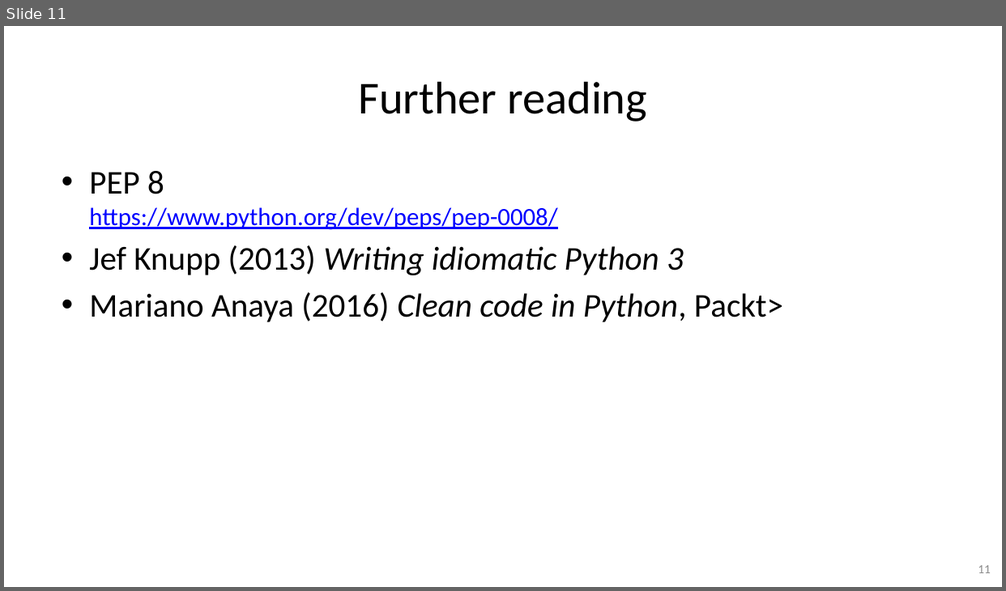
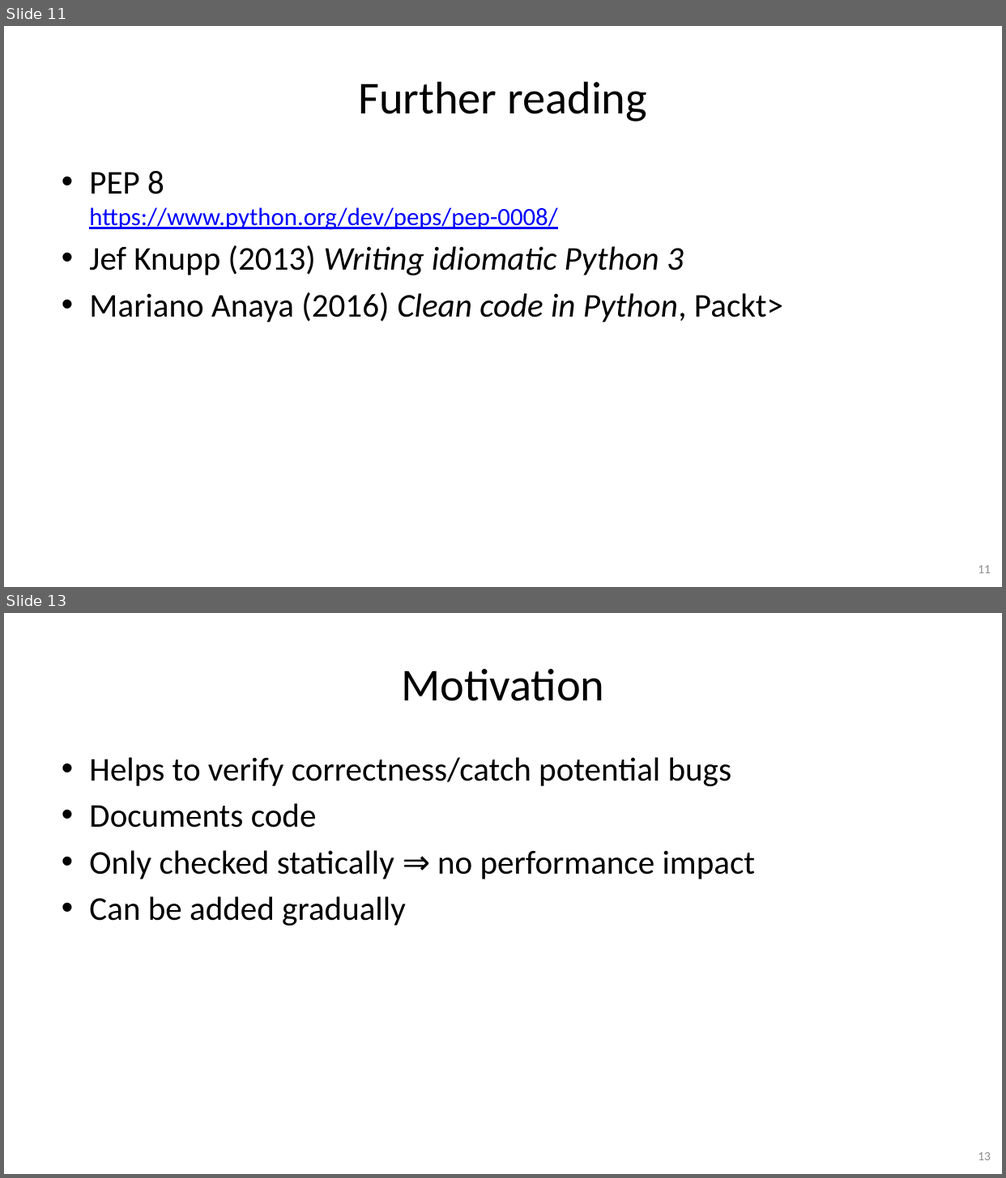
Before and after one commit to gjbex/Python-software-engineering, a slide deck: python_software_engineering.pptx. Shown one above the other, each under a label of ours: slide 11 before the commit, slides 11 and 13 after it; the slides between them are not shown. The pictures are 1006x591 and 1006x1178 pixels, drawn with LibreOffice and Linux fonts; fonts in the diff are those of the drawing. Boxes give left, top, right and bottom in pixels: in the first picture for what was removed or moved away, otherwise in the second. Text is boxed around its words. In the diff, an @@ line names an element or a change of style, - is before the commit and + after.

```diff
--- a/python_software_engineering.pptx
+++ b/python_software_engineering.pptx
@@ slide 13 added at bbox=[4, 613, 1002, 1174], background #FFFFFF @@
@@ title added at bbox=[401, 669, 605, 701], 44 pt, text #000000 @@
+Motivation
@@ text added at bbox=[89, 757, 756, 926], 32 pt, text #000000 @@
+• Helps to verify correctness/catch potential bugs
+• Documents code
+• Only checked statically ⇒ no performance impact
+• Can be added gradually
@@ page number added at bbox=[978, 1152, 991, 1161], 12 pt, text #8C8C8C @@
+13
```
Also in this commit, not shown: 1 slide changed, 3 other slides added.
